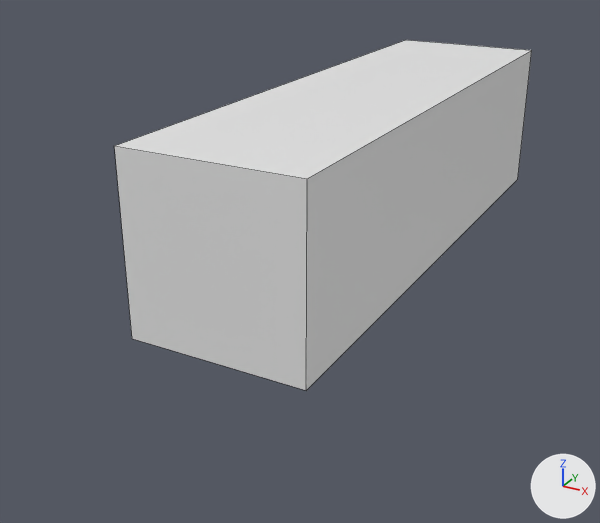
Renders of the FBX model Export Art/GasStation/Props/Benches.fbx from each side of a commit.
Camera for both pictures: a camera (50 mm lens) standing at (2.02, -4.58, 2.04) and looking at (-0.31, -0.34, -0.07). Arrows for +X, +Y and +Z are at lower right; the lights stay in place. The first picture is the older version. Mesh edges are drawn as thin lines.

The first picture shows 'Benches_SM'.
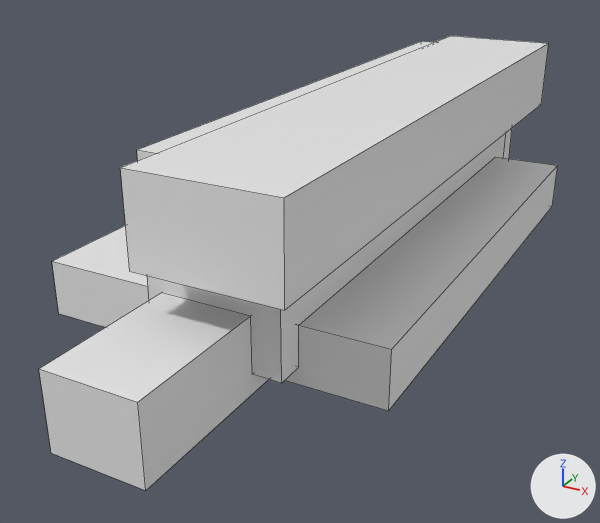
Location of each change, [x1, y1, x2, y2] in pixels of the pictures (600 x 523 px):
'Benches_SM', reshaped, moved, rescaled (24% wider, 30% taller)
    before: [114, 40, 532, 390]
    after: [39, 36, 557, 490]
part 1 of me_cube, added
    after: [52, 157, 557, 411]
part 2 of me_cube, added
    after: [120, 36, 549, 310]
part 3 of me_cube, added
    after: [137, 41, 506, 383]

What changed in the scene script:
```text
Change me_cube:
    used by ob_benches_sm; location = (0.0, 0.0, 0.5); scale = (0.5, 1.75, 0.5)
    remove me_cube.from_pydata(...)  # 8 vertices, 6 faces; spans x -1.0..1.0, y -1.0..1.0, z -1.0..1.0
    add me_cube.from_pydata(...)  # 60 vertices, 38 faces; spans x -4.47..3.48, y -1.0..1.0, z -1.0..4.44
    me_cube part 1: a new loose piece, a box spanning x -4.47..3.48, y -0.62..0.6, z -0.95..0.6
    me_cube part 2: a new loose piece, a box spanning x -0.75..2.36, y -0.8..0.8, z 2.16..4.44
    me_cube part 3: a new loose piece of 36 vertices spanning x -1.32..1.63, y -0.69..0.69, z -0.49..4.37
Change ob_benches_sm:
    ob_benches_sm.location: (0.0, 0.0, 0.5) -> (-0.039, 0.0, 0.1)
    ob_benches_sm.scale: (0.5, 1.75, 0.5) -> (0.251, 2.55, 0.206)
```
